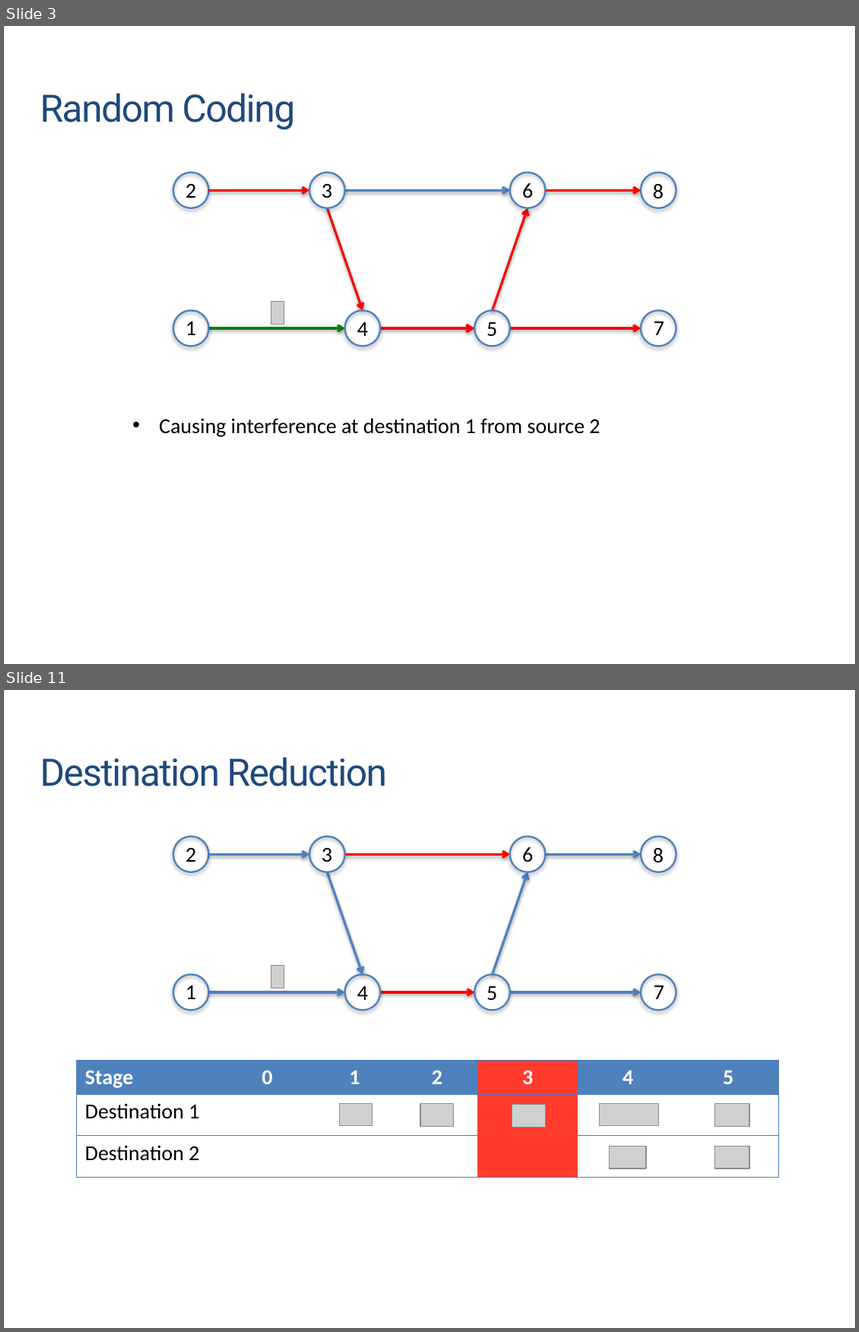
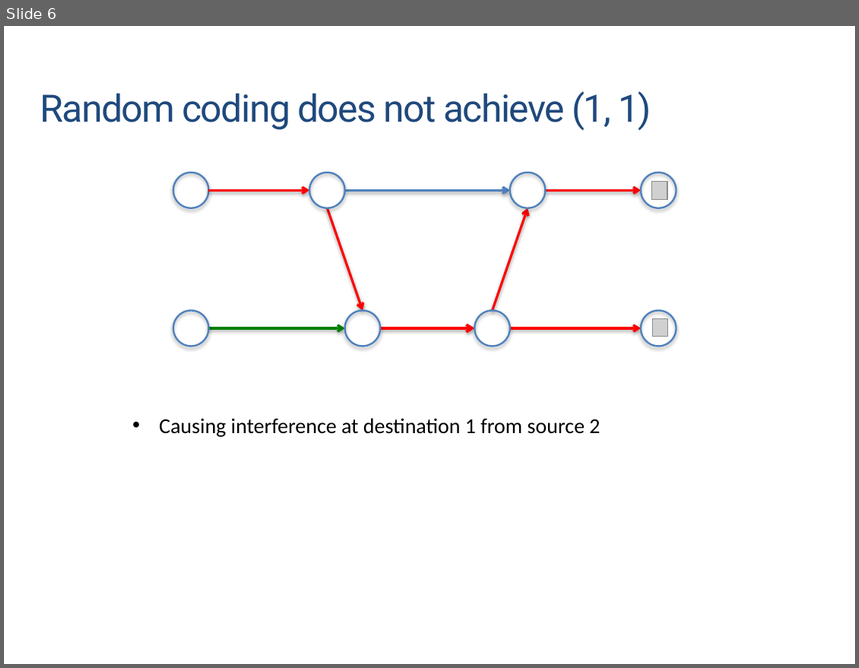
Before and after one commit to weifei/tuz, a slide deck: ExampleSlides.pptx. Shown one above the other, each under a label of ours: slides 3 and 11 before the commit, slide 6 after it; the slides between them are not shown. The pictures are 859x1332 and 859x668 pixels, drawn with LibreOffice and Linux fonts; fonts in the diff are those of the drawing; grey boxes stand for pictures; background and template pictures are left out. Boxes give left, top, right and bottom in pixels: in the first picture for what was removed or moved away, otherwise in the second. Text is boxed around its words. In the diff, an @@ line names an element or a change of style, - is before the commit and + after.

```diff
--- a/ExampleSlides.pptx
+++ b/ExampleSlides.pptx
@@ slide 11 removed at <box>4,690,855,1328</box>, background #FFFFFF @@
@@ text removed at <box>40,757,387,787</box> @@
-Destination Reduction
@@ group removed at <box>173,837,677,1010</box>: 8 ellipses, 8 arrows, 8 texts, 1 picture @@
-2
-1
-3
-4
-6
-5
-7
-8
@@ table removed at <box>76,1060,779,1177</box>, 3 rows, 7 columns @@
-Stage | 0 | 1 | 2 | 3 | 4 | 5
-Destination 1 |  |  |  |  |  | 
-Destination 2 |  |  |  |  |  | 
@@ picture removed at <box>339,1103,373,1125</box> @@
@@ picture removed at <box>420,1103,453,1125</box> @@
@@ picture removed at <box>512,1104,545,1127</box> @@
@@ picture removed at <box>600,1103,658,1125</box> @@
@@ picture removed at <box>715,1103,750,1125</box> @@
@@ picture removed at <box>609,1146,645,1168</box> @@
@@ picture removed at <box>715,1146,750,1168</box> @@
@@ what was slide 3 is now slide 6 @@
@@ slide 6 changed as well @@
@@ text at <box>40,91,652,130</box>: text changed @@
-Random Coding
+Random coding does not achieve (1, 1)
@@ picture added at <box>652,182,667,199</box> @@
@@ group removed at <box>186,183,664,336</box>: 8 texts, 1 picture @@
-2
-1
-3
-4
-6
-5
-7
-8
@@ picture added at <box>652,319,668,337</box> @@
```
Also in this commit, not shown: 20 other slides changed, 7 slides added, 1 other slide removed, 2 other files.
